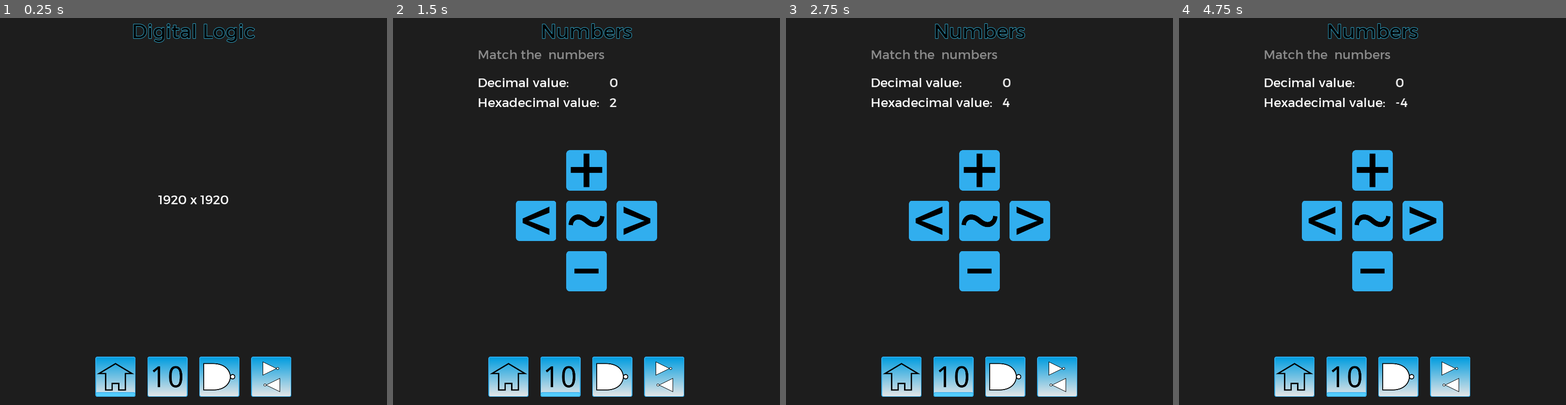
Above: before the commit, frames 1-4 (left to right).
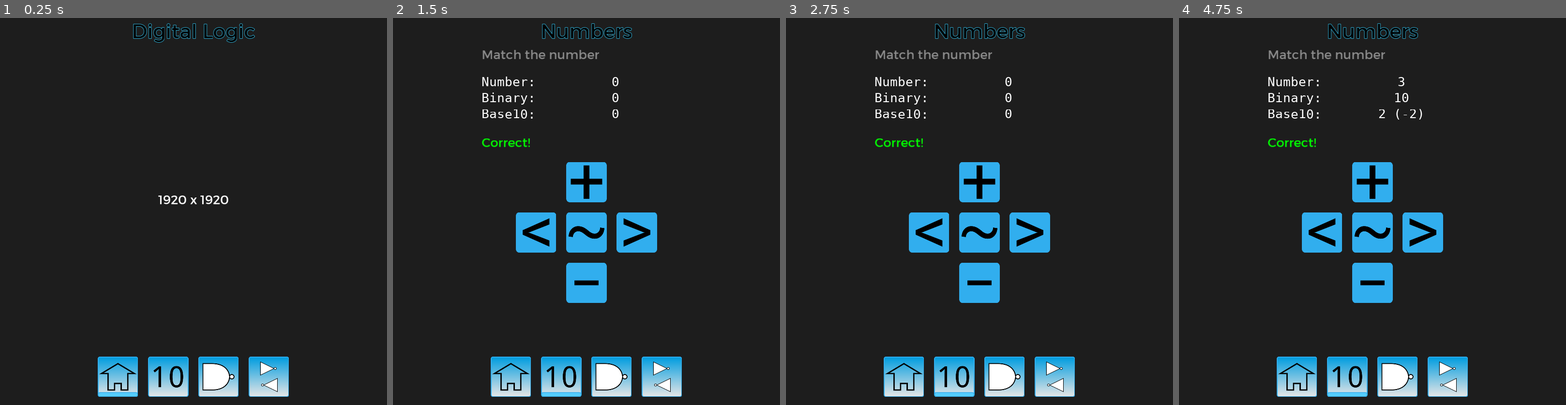
Above: after the commit, the same moments.

Repository: andrew-wilkes/digital-logic
Game: Godot game, scene res://Main.tscn
Two runs of this game, one before a commit and one after it. Both use one fixed random seed, a clock stepped at 60 frames per second and the inputs below.
Inputs (mouse positions are in pixels of both pictures, inside the frame that each line leads up to; where the layout moved, square brackets give the same spot in the first picture):
- Up to frame 1 (0.25 s): no input
- Up to frame 2 (1.5 s): click (559, 377) at 0.5 s; click (586, 180) [586, 168] at 1.25 s
- Up to frame 3 (2.75 s): click (929, 230) [929, 219] at 2 s
- Up to frame 4 (4.75 s): click (1372, 230) [1372, 219] at 2.75 s; click (1422, 230) [1422, 219] at 3.5 s; click (1372, 281) [1372, 269] at 4.25 s

The runs differ from the first frame. In frame 1, 1.0% of the frame differs, in the area x 24-76%, y 87-98%; in frame 2, 6.6%; in frame 3, 6.6%; in frame 4, 6.7%, in the area x 22-76%, y 8-98%.

Commit message:
Add functionality to numbers scene

Diff:
--- a/game/Logic.tscn
+++ b/game/Logic.tscn
@@ -42,7 +42,7 @@
 margin_left = 10.0
 margin_top = 10.0
 margin_right = 1910.0
-margin_bottom = 1070.0
+margin_bottom = 1910.0
 mouse_filter = 2
 __meta__ = {
 "_edit_use_anchors_": false
@@ -180,14 +180,14 @@
 [node name="HBoxActivityArea" type="HBoxContainer" parent="VBoxContent"]
 margin_top = 372.0
 margin_right = 1900.0
-margin_bottom = 1060.0
+margin_bottom = 1900.0
 mouse_filter = 2
 size_flags_vertical = 3
 
 [node name="PartsPicker" parent="VBoxContent/HBoxActivityArea" instance=ExtResource( 8 )]
 anchor_bottom = 0.0
 margin_right = 100.0
-margin_bottom = 688.0
+margin_bottom = 1528.0
 rect_min_size = Vector2( 100, 300 )
 
 [node name="Circuit" parent="VBoxContent/HBoxActivityArea" instance=ExtResource( 5 )]
@@ -195,7 +195,7 @@
 anchor_bottom = 0.0
 margin_left = 104.0
 margin_right = 1900.0
-margin_bottom = 688.0
+margin_bottom = 1528.0
 size_flags_horizontal = 3
 size_flags_vertical = 3
 
--- a/game/Main.tscn
+++ b/game/Main.tscn
@@ -20,15 +20,15 @@
 
 [node name="VBox" type="VBoxContainer" parent="."]
 margin_left = 420.0
-margin_right = 1500.0
+margin_right = 1460.0
 margin_bottom = 1920.0
-rect_min_size = Vector2( 1080, 0 )
+rect_min_size = Vector2( 1040, 0 )
 size_flags_horizontal = 0
 size_flags_vertical = 3
 custom_constants/separation = 20
 
 [node name="Title" type="Label" parent="VBox"]
-margin_right = 1080.0
+margin_right = 1040.0
 margin_bottom = 121.0
 custom_fonts/font = ExtResource( 2 )
 custom_colors/font_color = Color( 0, 0, 0, 1 )
@@ -37,13 +37,13 @@
 
 [node name="Spacer" type="Control" parent="VBox"]
 margin_top = 141.0
-margin_right = 1080.0
+margin_right = 1040.0
 margin_bottom = 634.0
 size_flags_vertical = 3
 
 [node name="Info" type="Label" parent="VBox"]
 margin_top = 861.0
-margin_right = 1080.0
+margin_right = 1040.0
 margin_bottom = 939.0
 size_flags_horizontal = 3
 size_flags_vertical = 6
@@ -53,7 +53,7 @@
 
 [node name="Spacer2" type="Control" parent="VBox"]
 margin_top = 1167.0
-margin_right = 1080.0
+margin_right = 1040.0
 margin_bottom = 1660.0
 size_flags_vertical = 3
 
@@ -62,12 +62,12 @@
 anchor_bottom = 0.0
 margin_left = 0.0
 margin_top = 1680.0
-margin_right = 1080.0
+margin_right = 1040.0
 margin_bottom = 1880.0
 
 [node name="Spacer3" type="Control" parent="VBox"]
 margin_top = 1900.0
-margin_right = 1080.0
+margin_right = 1040.0
 margin_bottom = 1920.0
 rect_min_size = Vector2( 0, 20 )
 
--- a/game/Numbers.gd
+++ b/game/Numbers.gd
@@ -1,58 +1,96 @@
 extends Control
 
-var target
-var number
+var target: int
+var number: int
 var numbers
 var num_type
 var num_digits
 var dec
+var num
 var hbin
 var vtext
 var idx = 0
 var warning = false
 var alert
-
-enum { HEX, BIN }
+var state
+var max_num: int
+
+enum { HEX, BIN, PLAYING, CORRECT, NEXT, DONE }
 
 func _ready():
+	state = PLAYING
+	num = find_node("num")
 	dec = find_node("dec")
 	hbin = find_node("hbin")
 	vtext = find_node("vtext")
 	alert = find_node("Alert")
-	var data = g.load_file("res://numbers.tsv", false)
+	var data = g.load_file("res://numbers.tsv", false).strip_edges()
 	numbers = data.split("\n")
 	set_target()
 
 
 func set_target():
 	var data = numbers[idx].split("\t")
-	target = data[0]
-	dec.text = String(target)
+	target = int(data[0])
+	num.text = data[0]
 	if data[1] == "":
 		num_type = BIN
 		var b = data[2].replace(" ", "")
 		num_digits = len(b)
-		number = bin2dec(b)
+		max_num = int(pow(2, num_digits))
+		number = bin2dec(int(b))
+		disable_shift_buttons(false)
 	else:
 		var h = data[1]
 		num_type = HEX
 		num_digits = len(h)
+		max_num = int(pow(16, num_digits))
 		number = ("0x" + h).hex_to_int()
+		disable_shift_buttons()
 	set_number(number)
+	idx += 1
 
 
 func set_number(n):
+	if n >= max_num:
+		n = n - max_num
+	if n < 0:
+		n = max_num + n
 	if num_type == BIN:
 		hbin.text = dec2bin(n)
-		vtext.text = "Binary value:"
+		vtext.text = "Binary:"
+		if num_digits > 1 and n > int(max_num / 4.0):
+			var neg = n - max_num
+			dec.text = "%d (%d)" % [n, neg]
+		else:
+			dec.text = String(n)
 	else:
 		var fmt = "%0*X"
 		hbin.text = fmt % [num_digits, n]
-		vtext.text = "Hexadecimal value:"
+		vtext.text = "Hexadecimal:"
+		dec.text = String(n)
 	number = n
-
-
-func dec2bin(decimal_value):
+	check_number()
+
+
+func check_number():
+	if warning:
+		$AlertTimer.start()
+	if number == target:
+		state = CORRECT
+		if not warning:
+			alert_correct()
+
+
+func alert_correct():
+		alert.modulate = Color.green
+		alert.text = "Correct!"
+		warning = true
+		state = NEXT
+		$AlertTimer.start()
+
+
+func dec2bin(decimal_value: int):
 	var binary_string = ""
 	var temp
 	var count = num_digits - 1 # Checking up to num_digits bits
@@ -94,25 +132,38 @@
 func change_number(delta):
 	if warning:
 		return
+	if num_digits > 1 or num_type == HEX:
+		check_overflows(delta)
+	set_number(number + delta)
+
+
+func check_overflows(delta):
 	if delta == 1:
 		alert.modulate = Color.red
-		if number == 127:
-			alert.text = "Signed overflow"
-			warning = true
-		if number == 255:
-			alert.text = "Unsigned overflow"
-			warning = true
+		if num_type == BIN:
+			if number == int(max_num / 2.0) - 1:
+				alert.text = "Signed overflow"
+				warning = true
+			if number == max_num - 1:
+				alert.text = "Unsigned overflow"
+				warning = true
+		else:
+			if number == max_num - 1:
+				alert.text = "Overflow"
+				warning = true
 	else:
 		alert.modulate = Color.yellow
-		if number == 128:
-			alert.text = "Signed underflow"
-			warning = true
-		if number == 0:
-			alert.text = "Unsigned underflow"
-			warning = true
-	if warning:
-		$AlertTimer.start()
-	set_number(number + delta)
+		if num_type == BIN:
+			if number == int(max_num / 2.0):
+				alert.text = "Signed underflow"
+				warning = true
+			if number == 0:
+				alert.text = "Unsigned underflow"
+				warning = true
+		else:
+			if number == 0:
+				alert.text = "Underflow"
+				warning = true
 
 
 func _on_ShiftLeft_button_down():
@@ -130,3 +181,23 @@
 func _on_Timer_timeout():
 	alert.text = ""
 	warning = false
+	if state == CORRECT:
+		state = PLAYING
+		alert_correct()
+	if idx == numbers.size():
+		alert.text = "Completed!"
+		state = DONE
+		disable_buttons()
+	if state == NEXT:
+		state = PLAYING
+		set_target()
+
+
+func disable_buttons(disabled = true):
+	for node in get_tree().get_nodes_in_group("control buttons"):
+		node.disabled = disabled
+
+
+func disable_shift_buttons(disabled = true):
+	for node in get_tree().get_nodes_in_group("shift buttons"):
+		node.disabled = disabled
--- a/game/Numbers.tscn
+++ b/game/Numbers.tscn
@@ -10,6 +10,7 @@
 [ext_resource path="res://assets/less-than.png" type="Texture" id=8]
 [ext_resource path="res://assets/minus.png" type="Texture" id=9]
 [ext_resource path="res://assets/tilde.png" type="Texture" id=10]
+[ext_resource path="res://assets/fonts/mono-font.tres" type="DynamicFont" id=11]
 
 [node name="Numbers" type="HBoxContainer"]
 anchor_right = 1.0
@@ -20,15 +21,15 @@
 }
 
 [node name="Sp" type="Control" parent="."]
-margin_right = 416.0
+margin_right = 436.0
 margin_bottom = 1920.0
 size_flags_horizontal = 3
 
 [node name="VBox" type="VBoxContainer" parent="."]
-margin_left = 420.0
-margin_right = 1500.0
-margin_bottom = 1920.0
-rect_min_size = Vector2( 1080, 0 )
+margin_left = 440.0
+margin_right = 1480.0
+margin_bottom = 1920.0
+rect_min_size = Vector2( 1040, 0 )
 size_flags_horizontal = 4
 size_flags_vertical = 3
 custom_constants/separation = 20
@@ -38,7 +39,7 @@
 }
 
 [node name="Title" type="Label" parent="VBox"]
-margin_right = 1080.0
+margin_right = 1040.0
 margin_bottom = 121.0
 custom_fonts/font = ExtResource( 3 )
 custom_colors/font_color = Color( 0, 0, 0, 1 )
@@ -47,68 +48,102 @@
 
 [node name="Label" type="Label" parent="VBox"]
 margin_top = 141.0
-margin_right = 1080.0
+margin_right = 1040.0
 margin_bottom = 219.0
 custom_fonts/font = ExtResource( 2 )
 custom_colors/font_color = Color( 0.54902, 0.54902, 0.54902, 1 )
-text = "Match the  numbers"
+text = "Match the number"
 autowrap = true
 
 [node name="Gap" type="Control" parent="VBox"]
 margin_top = 239.0
-margin_right = 1080.0
+margin_right = 1040.0
 margin_bottom = 259.0
 rect_min_size = Vector2( 0, 20 )
 
-[node name="NumGrid" type="GridContainer" parent="VBox"]
+[node name="Values" type="HBoxContainer" parent="VBox"]
 margin_top = 279.0
-margin_right = 1080.0
-margin_bottom = 455.0
-custom_constants/vseparation = 20
-columns = 2
-
-[node name="Label" type="Label" parent="VBox/NumGrid"]
-margin_right = 650.0
-margin_bottom = 78.0
-custom_fonts/font = ExtResource( 2 )
-text = "Decimal value:"
-__meta__ = {
-"_edit_use_anchors_": false
-}
-
-[node name="dec" type="Label" parent="VBox/NumGrid"]
-margin_left = 654.0
-margin_right = 726.0
-margin_bottom = 78.0
-custom_fonts/font = ExtResource( 2 )
+margin_right = 1040.0
+margin_bottom = 515.0
+custom_constants/separation = 20
+
+[node name="Labels" type="VBoxContainer" parent="VBox/Values"]
+margin_right = 273.0
+margin_bottom = 236.0
+size_flags_horizontal = 0
+size_flags_vertical = 0
+
+[node name="Label" type="Label" parent="VBox/Values/Labels"]
+margin_right = 273.0
+margin_bottom = 76.0
+size_flags_horizontal = 0
+custom_fonts/font = ExtResource( 11 )
+text = "Number:"
+__meta__ = {
+"_edit_use_anchors_": false
+}
+
+[node name="vtext" type="Label" parent="VBox/Values/Labels"]
+margin_top = 80.0
+margin_right = 273.0
+margin_bottom = 156.0
+size_flags_horizontal = 0
+custom_fonts/font = ExtResource( 11 )
+text = "Binary:"
+__meta__ = {
+"_edit_use_anchors_": false
+}
+
+[node name="dlabel" type="Label" parent="VBox/Values/Labels"]
+margin_top = 160.0
+margin_right = 273.0
+margin_bottom = 236.0
+size_flags_horizontal = 0
+custom_fonts/font = ExtResource( 11 )
+text = "Base10:"
+__meta__ = {
+"_edit_use_anchors_": false
+}
+
+[node name="Vals" type="VBoxContainer" parent="VBox/Values"]
+margin_left = 293.0
+margin_right = 1040.0
+margin_bottom = 236.0
+size_flags_horizontal = 3
+
+[node name="num" type="Label" parent="VBox/Values/Vals"]
+margin_right = 747.0
+margin_bottom = 76.0
+custom_fonts/font = ExtResource( 11 )
 text = "34"
-
-[node name="vtext" type="Label" parent="VBox/NumGrid"]
-margin_top = 98.0
-margin_right = 650.0
-margin_bottom = 176.0
-rect_min_size = Vector2( 650, 0 )
-custom_fonts/font = ExtResource( 2 )
-text = "Hexadecimal value:"
-
-[node name="hbin" type="Label" parent="VBox/NumGrid"]
-margin_left = 654.0
-margin_top = 98.0
-margin_right = 726.0
-margin_bottom = 176.0
-custom_fonts/font = ExtResource( 2 )
-text = "34"
+align = 1
+
+[node name="hbin" type="Label" parent="VBox/Values/Vals"]
+margin_top = 80.0
+margin_right = 747.0
+margin_bottom = 156.0
+custom_fonts/font = ExtResource( 11 )
+text = "0000 0000 0000 0000"
+align = 1
+
+[node name="dec" type="Label" parent="VBox/Values/Vals"]
+margin_top = 160.0
+margin_right = 747.0
+margin_bottom = 236.0
+custom_fonts/font = ExtResource( 11 )
+text = "34 (-23)"
+align = 1
 
 [node name="Gap2" type="Control" parent="VBox"]
-margin_top = 475.0
-margin_right = 1080.0
-margin_bottom = 495.0
+margin_top = 535.0
+margin_right = 1040.0
+margin_bottom = 555.0
 rect_min_size = Vector2( 0, 20 )
 
 [node name="Alert" type="Label" parent="VBox"]
-margin_top = 515.0
-margin_right = 1080.0
-margin_bottom = 593.0
+margin_top = 575.0
+margin_right = 1040.0
+margin_bottom = 653.0
 size_flags_vertical = 0
 custom_fonts/font = ExtResource( 2 )
 valign = 2
@@ -117,16 +152,16 @@
 }
 
 [node name="Gap3" type="Control" parent="VBox"]
-margin_top = 613.0
-margin_right = 1080.0
-margin_bottom = 633.0
+margin_top = 673.0
+margin_right = 1040.0
+margin_bottom = 693.0
 rect_min_size = Vector2( 0, 20 )
 
 [node name="Control" type="GridContainer" parent="VBox"]
-margin_left = 190.0
-margin_top = 653.0
-margin_right = 890.0
-margin_bottom = 1353.0
+margin_left = 170.0
+margin_top = 713.0
+margin_right = 870.0
+margin_bottom = 1413.0
 size_flags_horizontal = 4
 custom_constants/vseparation = 50
 custom_constants/hseparation = 50
@@ -136,7 +171,9 @@
 margin_right = 200.0
 margin_bottom = 200.0
 
-[node name="Up" type="TextureButton" parent="VBox/Control"]
+[node name="Up" type="TextureButton" parent="VBox/Control" groups=[
+"control buttons",
+]]
 margin_left = 250.0
 margin_right = 450.0
 margin_bottom = 200.0
@@ -149,14 +186,20 @@
 margin_right = 700.0
 margin_bottom = 200.0
 
-[node name="ShiftLeft" type="TextureButton" parent="VBox/Control"]
+[node name="ShiftLeft" type="TextureButton" parent="VBox/Control" groups=[
+"control buttons",
+"shift buttons",
+]]
 margin_top = 250.0
 margin_right = 200.0
 margin_bottom = 450.0
 hint_tooltip = "Bit shift left"
 texture_normal = ExtResource( 8 )
 
-[node name="Invert" type="TextureButton" parent="VBox/Control"]
+[node name="Invert" type="TextureButton" parent="VBox/Control" groups=[
+"control buttons",
+"shift buttons",
+]]
 margin_left = 250.0
 margin_top = 250.0
 margin_right = 450.0
@@ -165,7 +208,10 @@
 hint_tooltip = "Invert"
 texture_normal = ExtResource( 10 )
 
-[node name="ShiftRight" type="TextureButton" parent="VBox/Control"]
+[node name="ShiftRight" type="TextureButton" parent="VBox/Control" groups=[
+"control buttons",
+"shift buttons",
+]]
 margin_left = 500.0
 margin_top = 250.0
 margin_right = 700.0
@@ -179,7 +225,9 @@
 margin_right = 200.0
 margin_bottom = 700.0
 
-[node name="Down" type="TextureButton" parent="VBox/Control"]
+[node name="Down" type="TextureButton" parent="VBox/Control" groups=[
+"control buttons",
+]]
 margin_left = 250.0
 margin_top = 500.0
 margin_right = 450.0
@@ -189,8 +237,8 @@
 texture_normal = ExtResource( 9 )
 
 [node name="Sp2" type="Control" parent="VBox"]
-margin_top = 1373.0
-margin_right = 1080.0
+margin_top = 1433.0
+margin_right = 1040.0
 margin_bottom = 1660.0
 size_flags_vertical = 3
 
@@ -199,18 +247,18 @@
 anchor_bottom = 0.0
 margin_left = 0.0
 margin_top = 1680.0
-margin_right = 1080.0
+margin_right = 1040.0
 margin_bottom = 1880.0
 page_id = 1
 
 [node name="Sp3" type="Control" parent="VBox"]
 margin_top = 1900.0
-margin_right = 1080.0
+margin_right = 1040.0
 margin_bottom = 1920.0
 rect_min_size = Vector2( 0, 20 )
 
 [node name="Sp3" type="Control" parent="."]
-margin_left = 1504.0
+margin_left = 1484.0
 margin_right = 1920.0
 margin_bottom = 1920.0
 size_flags_horizontal = 3
--- a/game/assets/fonts/mono-font.tres
+++ b/game/assets/fonts/mono-font.tres
@@ -3,4 +3,5 @@
 [ext_resource path="res://assets/fonts/Bitstream Vera Sans Mono Roman.ttf" type="DynamicFontData" id=1]
 
 [resource]
+size = 64
 font_data = ExtResource( 1 )
--- a/game/project.godot
+++ b/game/project.godot
@@ -47,6 +47,7 @@
 config/name="Digital Logic"
 run/main_scene="res://Main.tscn"
 boot_splash/image="res://assets/circuits-l.png"
+boot_splash/fullsize=false
 
 [autoload]
 
Not shown: 1 places in game/Numbers.tscn that only renumber resources
Not shown, changed: game/numbers.tsv
